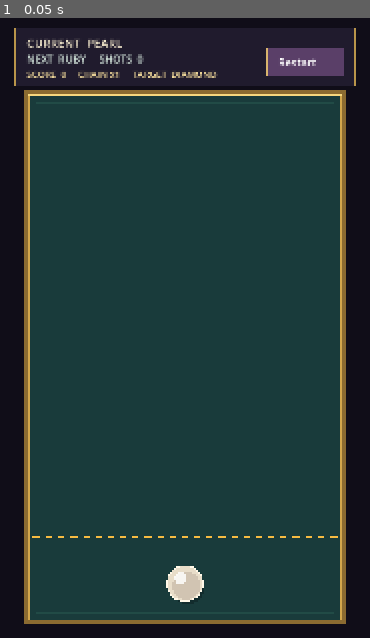
Above: before the commit, frame 1.
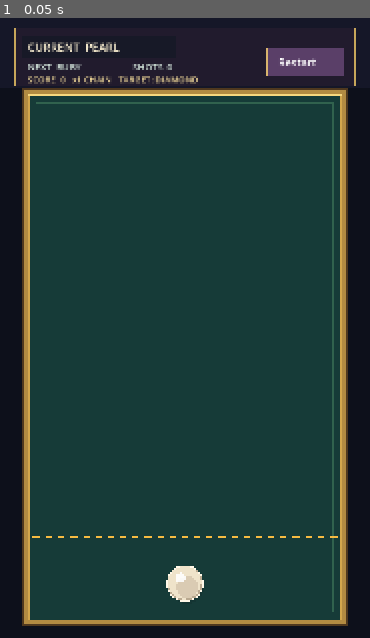
Above: after the commit, the same moment.

Repository: owais6153/game
Game: Godot game, scene res://scenes/Game.tscn
The game is run twice, just before and just after one commit, with the same random seed, the same clock (stepped at 60 frames per second) and the same inputs.
Inputs:
- Up to frame 1 (0.05 s): no input

The runs differ from the first frame. In frame 1, 6.4% of the frame differs, in the area x 5-95%, y 3-99%.

Commit message:
feat: refine gemstone visuals and responsive layout

Diff:
--- a/scripts/game_config.gd
+++ b/scripts/game_config.gd
@@ -21,6 +21,12 @@
 const RESTART_RECT := Rect2(520.0, 58.0, 150.0, 54.0)
 const OVERLAY_BUTTON_RECT := Rect2(220.0, 770.0, 280.0, 64.0)
 const OVERLAY_FADE_DURATION := 0.18
+## Rendering-only layout values. These never feed simulation or collision geometry.
+const HUD_RECT := Rect2(30.0, 20.0, 660.0, 112.0)
+const HUD_PRIMARY_RECT := Rect2(44.0, 36.0, 300.0, 42.0)
+const HUD_SECONDARY_RECT := Rect2(44.0, 84.0, 452.0, 34.0)
+const OVERLAY_RECT := Rect2(76.0, 398.0, 568.0, 484.0)
+const SAFE_VISUAL_MARGIN := 24.0
 const TARGET_LEVEL := 5
 const DANGER_GRACE_DURATION := 0.75
 const MERGE_SCORE_BY_RESULT_LEVEL := {
--- a/scripts/game_controller.gd
+++ b/scripts/game_controller.gd
@@ -195,10 +195,13 @@
 	merge_presentations = merge_presentations.filter(func(presentation: Dictionary) -> bool: return presentation.elapsed < GameConfig.MERGE_PRESENTATION_DURATION)
 
 func _draw() -> void:
-	draw_rect(Rect2(Vector2.ZERO, GameConfig.VIEWPORT_SIZE), Color("100d18"))
-	draw_rect(Rect2(GameConfig.BOARD_LEFT - 9.0, GameConfig.BOARD_TOP - 9.0, GameConfig.BOARD_RIGHT - GameConfig.BOARD_LEFT + 18.0, GameConfig.BOARD_BOTTOM - GameConfig.BOARD_TOP + 18.0), Color("8b6b31"), true)
-	draw_rect(Rect2(GameConfig.BOARD_LEFT, GameConfig.BOARD_TOP, GameConfig.BOARD_RIGHT - GameConfig.BOARD_LEFT, GameConfig.BOARD_BOTTOM - GameConfig.BOARD_TOP), Color("193b3b"), true)
-	draw_rect(Rect2(GameConfig.BOARD_LEFT + 14.0, GameConfig.BOARD_TOP + 14.0, GameConfig.BOARD_RIGHT - GameConfig.BOARD_LEFT - 28.0, GameConfig.BOARD_BOTTOM - GameConfig.BOARD_TOP - 28.0), Color("214b46"), false, 3.0)
+	draw_rect(Rect2(Vector2.ZERO, GameConfig.VIEWPORT_SIZE), Color("0d101b"))
+	# All geometry below is presentation-only; BoardSimulation keeps the same bounds.
+	draw_rect(Rect2(0.0, 0.0, 720.0, 138.0), Color("151728"), true)
+	draw_rect(Rect2(GameConfig.BOARD_LEFT - 12.0, GameConfig.BOARD_TOP - 12.0, GameConfig.BOARD_RIGHT - GameConfig.BOARD_LEFT + 24.0, GameConfig.BOARD_BOTTOM - GameConfig.BOARD_TOP + 24.0), Color("4f381e"), true)
+	draw_rect(Rect2(GameConfig.BOARD_LEFT - 8.0, GameConfig.BOARD_TOP - 8.0, GameConfig.BOARD_RIGHT - GameConfig.BOARD_LEFT + 16.0, GameConfig.BOARD_BOTTOM - GameConfig.BOARD_TOP + 16.0), Color("b28b42"), true)
+	draw_rect(Rect2(GameConfig.BOARD_LEFT, GameConfig.BOARD_TOP, GameConfig.BOARD_RIGHT - GameConfig.BOARD_LEFT, GameConfig.BOARD_BOTTOM - GameConfig.BOARD_TOP), Color("163b38"), true)
+	draw_rect(Rect2(GameConfig.BOARD_LEFT + 15.0, GameConfig.BOARD_TOP + 15.0, GameConfig.BOARD_RIGHT - GameConfig.BOARD_LEFT - 30.0, GameConfig.BOARD_BOTTOM - GameConfig.BOARD_TOP - 30.0), Color("31624e"), false, 2.0)
 	draw_line(Vector2(GameConfig.BOARD_LEFT, GameConfig.BOARD_TOP), Vector2(GameConfig.BOARD_RIGHT, GameConfig.BOARD_TOP), Color("f6d77e"), 5.0)
 	draw_line(Vector2(GameConfig.BOARD_LEFT, GameConfig.BOARD_TOP), Vector2(GameConfig.BOARD_LEFT, GameConfig.BOARD_BOTTOM), Color("d3a74c"), 5.0)
 	draw_line(Vector2(GameConfig.BOARD_RIGHT, GameConfig.BOARD_TOP), Vector2(GameConfig.BOARD_RIGHT, GameConfig.BOARD_BOTTOM), Color("d3a74c"), 5.0)
@@ -206,11 +209,13 @@
 	var font := ThemeDB.fallback_font
 	var active := get_active_piece()
 	var current_label := GameConfig.gem_name(active.level) if active != null else "Resolving"
-	draw_rect(Rect2(30.0, 20.0, 660.0, 112.0), Color("201b2d"), true)
-	draw_rect(Rect2(30.0, 20.0, 660.0, 112.0), Color("b9954a"), false, 2.0)
-	draw_string(font, Vector2(52.0, 57.0), "CURRENT  %s" % current_label.to_upper(), HORIZONTAL_ALIGNMENT_LEFT, -1, 23, Color("fff4d5"))
-	draw_string(font, Vector2(52.0, 88.0), "NEXT  %s     SHOTS  %d" % [GameConfig.gem_name(next_level).to_upper(), shot_count], HORIZONTAL_ALIGNMENT_LEFT, -1, 20, Color("d7e9df"))
-	draw_string(font, Vector2(52.0, 116.0), "SCORE  %d     CHAIN x%d     TARGET  DIAMOND" % [score, chain_multiplier], HORIZONTAL_ALIGNMENT_LEFT, -1, 18, Color("ffe6a1"))
+	draw_rect(GameConfig.HUD_RECT, Color("211b2d"), true)
+	draw_rect(GameConfig.HUD_RECT, Color("c6a65a"), false, 2.0)
+	draw_rect(GameConfig.HUD_PRIMARY_RECT, Color("171927"), true)
+	draw_string(font, Vector2(54.0, 65.0), "CURRENT  %s" % current_label.to_upper(), HORIZONTAL_ALIGNMENT_LEFT, -1, 22, Color("fff4d5"))
+	draw_string(font, Vector2(54.0, 102.0), "NEXT  %s" % GameConfig.gem_name(next_level).to_upper(), HORIZONTAL_ALIGNMENT_LEFT, -1, 18, Color("d7e9df"))
+	draw_string(font, Vector2(258.0, 102.0), "SHOTS  %d" % shot_count, HORIZONTAL_ALIGNMENT_LEFT, -1, 18, Color("d7e9df"))
+	draw_string(font, Vector2(54.0, 126.0), "SCORE  %d   x%d CHAIN   TARGET: DIAMOND" % [score, chain_multiplier], HORIZONTAL_ALIGNMENT_LEFT, -1, 17, Color("ffe6a1"))
 	draw_rect(GameConfig.RESTART_RECT, Color("5a3f68"), true)
 	draw_rect(GameConfig.RESTART_RECT, Color("d8b46d"), false, 2.0)
 	draw_string(font, Vector2(542.0, 94.0), "Restart", HORIZONTAL_ALIGNMENT_LEFT, -1, 21, Color.WHITE)
@@ -225,14 +230,16 @@
 		_draw_result_overlay(font)
 
 func _draw_result_overlay(font: Font) -> void:
-	draw_rect(Rect2(80.0, 420.0, 560.0, 470.0), Color("1b1427", 0.96), true)
-	draw_rect(Rect2(80.0, 420.0, 560.0, 470.0), Color("f1cd78"), false, 3.0)
+	draw_rect(Rect2(Vector2.ZERO, GameConfig.VIEWPORT_SIZE), Color(0.02, 0.02, 0.05, 0.48), true)
+	draw_rect(GameConfig.OVERLAY_RECT, Color("1b1427", 0.97), true)
+	draw_rect(GameConfig.OVERLAY_RECT, Color("f1cd78"), false, 3.0)
 	var title := "You created a Diamond!" if won else "Table overflowed"
 	var button := "Replay" if won else "Retry"
-	draw_string(font, Vector2(142.0, 550.0), title, HORIZONTAL_ALIGNMENT_LEFT, -1, 34, Color.WHITE)
-	draw_string(font, Vector2(270.0, 615.0), "Score: %d" % score, HORIZONTAL_ALIGNMENT_LEFT, -1, 28, Color("fff0bb"))
+	draw_string(font, Vector2(132.0, 548.0), title, HORIZONTAL_ALIGNMENT_CENTER, 456.0, 33, Color.WHITE)
+	draw_string(font, Vector2(132.0, 612.0), "Score: %d" % score, HORIZONTAL_ALIGNMENT_CENTER, 456.0, 26, Color("fff0bb"))
 	draw_rect(GameConfig.OVERLAY_BUTTON_RECT, Color("5a3f68"), true)
-	draw_string(font, Vector2(320.0, 812.0), button, HORIZONTAL_ALIGNMENT_LEFT, -1, 25, Color.WHITE)
+	draw_rect(GameConfig.OVERLAY_BUTTON_RECT, Color("d8b46d"), false, 2.0)
+	draw_string(font, Vector2(220.0, 811.0), button, HORIZONTAL_ALIGNMENT_CENTER, 280.0, 24, Color.WHITE)
 
 func _draw_merge_presentation(presentation: Dictionary) -> void:
 	var t: float = clampf(presentation.elapsed / GameConfig.MERGE_PRESENTATION_DURATION, 0.0, 1.0)
@@ -247,7 +254,9 @@
 	var ring_color := GameConfig.gem_color(presentation.level).lightened(0.35)
 	ring_color.a = ring_alpha
 	draw_arc(midpoint, GameConfig.PIECE_RADIUS * (1.0 + t * 1.15), 0.0, TAU, 28, ring_color, 3.0)
-	var pulse := 1.0 + sin(t * PI) * (GameConfig.MERGE_PULSE_SCALE - 1.0)
+	# Ease the visual pulse only; presentation never affects live gem geometry.
+	var eased_t := 1.0 - pow(1.0 - t, 3.0)
+	var pulse := 1.0 + sin(eased_t * PI) * (GameConfig.MERGE_PULSE_SCALE - 1.0)
 	var glow := GameConfig.gem_color(presentation.level)
 	glow.a = (1.0 - t) * 0.35
 	draw_circle(midpoint, GameConfig.PIECE_RADIUS * pulse, glow)
--- a/scripts/gem_visuals.gd
+++ b/scripts/gem_visuals.gd
@@ -5,7 +5,9 @@
 # and has no reference to simulation state, collision, or merge candidates.
 
 static func draw_shadow(canvas: CanvasItem, position: Vector2, radius: float, alpha: float = 0.28) -> void:
-	canvas.draw_circle(position + Vector2(5.0, 8.0), radius * 0.92, Color(0.01, 0.02, 0.04, alpha))
+	# Two very small flat shadows give depth without blur, shaders, or extra nodes.
+	canvas.draw_circle(position + Vector2(4.0, 7.0), radius * 0.94, Color(0.01, 0.02, 0.04, alpha * 0.36))
+	canvas.draw_circle(position + Vector2(3.0, 5.0), radius * 0.78, Color(0.01, 0.02, 0.04, alpha * 0.64))
 
 static func draw_gem(canvas: CanvasItem, level: int, position: Vector2, radius: float, alpha: float = 1.0, scale: float = 1.0) -> void:
 	var gem_radius := radius * scale
@@ -35,35 +37,40 @@
 	canvas.draw_polyline(points + PackedVector2Array([points[0]]), outline, width, true)
 
 static func _draw_pearl(canvas: CanvasItem, p: Vector2, r: float, a: float) -> void:
-	canvas.draw_circle(p, r, _with_alpha(Color("e8ddc9"), a))
-	canvas.draw_circle(p + Vector2(3, 4), r * 0.78, _with_alpha(Color("b9aa9a"), a * 0.5))
-	canvas.draw_circle(p + Vector2(-8, -10), r * 0.34, _with_alpha(Color.WHITE, a * 0.82))
-	canvas.draw_arc(p, r, 0.0, TAU, 28, _with_alpha(Color("fff8e8"), a), 2.2)
+	canvas.draw_circle(p, r, _with_alpha(Color("b9a990"), a))
+	canvas.draw_circle(p + Vector2(-1, -2), r * 0.93, _with_alpha(Color("efe3ca"), a))
+	canvas.draw_circle(p + Vector2(5, 7), r * 0.61, _with_alpha(Color("c8b8a0"), a * 0.55))
+	canvas.draw_circle(p + Vector2(-9, -11), r * 0.27, _with_alpha(Color.WHITE, a * 0.86))
+	canvas.draw_arc(p, r, 0.0, TAU, 28, _with_alpha(Color("fff8e8"), a), 2.0)
 
 static func _draw_ruby(canvas: CanvasItem, p: Vector2, r: float, a: float) -> void:
 	var points := PackedVector2Array([p + Vector2(-0.72*r, -0.35*r), p + Vector2(0, -r), p + Vector2(0.72*r, -0.35*r), p + Vector2(0.72*r, 0.35*r), p + Vector2(0, r), p + Vector2(-0.72*r, 0.35*r)])
-	_polygon(canvas, points, _with_alpha(Color("cb2846"), a), _with_alpha(Color("ffb3bc"), a))
+	_polygon(canvas, points, _with_alpha(Color("c52142"), a), _with_alpha(Color("ffbdc8"), a))
 	canvas.draw_colored_polygon(PackedVector2Array([p + Vector2(0, -r), p + Vector2(0.72*r, -0.35*r), p, p + Vector2(-0.72*r, -0.35*r)]), _with_alpha(Color("ff7180"), a * 0.78))
+	canvas.draw_colored_polygon(PackedVector2Array([p + Vector2(-0.72*r, 0.35*r), p, p + Vector2(0.72*r, 0.35*r), p + Vector2(0, r)]), _with_alpha(Color("85132a"), a * 0.56))
 	canvas.draw_line(p + Vector2(-0.72*r, -0.35*r), p, _with_alpha(Color("8c1229"), a), 1.6)
 	canvas.draw_line(p + Vector2(0.72*r, -0.35*r), p, _with_alpha(Color("8c1229"), a), 1.6)
 
 static func _draw_emerald(canvas: CanvasItem, p: Vector2, r: float, a: float) -> void:
 	var points := PackedVector2Array([p + Vector2(-0.72*r, -r), p + Vector2(0.72*r, -r), p + Vector2(r, -0.68*r), p + Vector2(r, 0.68*r), p + Vector2(0.72*r, r), p + Vector2(-0.72*r, r), p + Vector2(-r, 0.68*r), p + Vector2(-r, -0.68*r)])
-	_polygon(canvas, points, _with_alpha(Color("159b62"), a), _with_alpha(Color("9df3c3"), a))
-	canvas.draw_rect(Rect2(p + Vector2(-0.65*r, -0.55*r), Vector2(1.3*r, 0.36*r)), _with_alpha(Color("66e6a5"), a * 0.62), true)
+	_polygon(canvas, points, _with_alpha(Color("118b59"), a), _with_alpha(Color("a8f2c8"), a))
+	canvas.draw_rect(Rect2(p + Vector2(-0.66*r, -0.56*r), Vector2(1.32*r, 0.34*r)), _with_alpha(Color("78efb2"), a * 0.58), true)
+	canvas.draw_rect(Rect2(p + Vector2(-0.64*r, 0.31*r), Vector2(1.28*r, 0.26*r)), _with_alpha(Color("07583d"), a * 0.34), true)
 	canvas.draw_line(p + Vector2(-r, -0.68*r), p + Vector2(r, 0.68*r), _with_alpha(Color("075e41"), a * 0.72), 1.6)
 	canvas.draw_line(p + Vector2(r, -0.68*r), p + Vector2(-r, 0.68*r), _with_alpha(Color("075e41"), a * 0.72), 1.6)
 
 static func _draw_sapphire(canvas: CanvasItem, p: Vector2, r: float, a: float) -> void:
 	var points := PackedVector2Array([p + Vector2(-0.64*r, -0.64*r), p, p + Vector2(0.64*r, -0.64*r), p + Vector2(r, 0), p + Vector2(0.64*r, 0.64*r), p, p + Vector2(-0.64*r, 0.64*r), p + Vector2(-r, 0)])
-	_polygon(canvas, points, _with_alpha(Color("246fca"), a), _with_alpha(Color("a7dcff"), a))
+	_polygon(canvas, points, _with_alpha(Color("1e64bd"), a), _with_alpha(Color("b2e2ff"), a))
 	canvas.draw_colored_polygon(PackedVector2Array([p + Vector2(-0.64*r, -0.64*r), p, p + Vector2(0.64*r, -0.64*r), p + Vector2(0, -0.18*r)]), _with_alpha(Color("63b8ff"), a * 0.75))
+	canvas.draw_colored_polygon(PackedVector2Array([p + Vector2(-0.64*r, 0.64*r), p, p + Vector2(0.64*r, 0.64*r), p + Vector2(0, 0.18*r)]), _with_alpha(Color("103e7d"), a * 0.52))
 	canvas.draw_line(p + Vector2(-r, 0), p + Vector2(r, 0), _with_alpha(Color("124789"), a), 1.6)
 	canvas.draw_line(p + Vector2(0, -r*0.82), p + Vector2(0, r*0.82), _with_alpha(Color("124789"), a), 1.6)
 
 static func _draw_diamond(canvas: CanvasItem, p: Vector2, r: float, a: float) -> void:
 	var points := PackedVector2Array([p + Vector2(-0.9*r, -0.28*r), p + Vector2(0, -r), p + Vector2(0.9*r, -0.28*r), p + Vector2(0.54*r, 0.72*r), p, p + Vector2(-0.54*r, 0.72*r)])
-	_polygon(canvas, points, _with_alpha(Color("c7f2ff"), a), _with_alpha(Color.WHITE, a))
+	_polygon(canvas, points, _with_alpha(Color("bcecff"), a), _with_alpha(Color.WHITE, a))
 	canvas.draw_colored_polygon(PackedVector2Array([p + Vector2(-0.9*r, -0.28*r), p, p + Vector2(0.9*r, -0.28*r), p + Vector2(0, 0.18*r)]), _with_alpha(Color.WHITE, a * 0.8))
 	canvas.draw_colored_polygon(PackedVector2Array([p + Vector2(-0.54*r, 0.72*r), p, p + Vector2(0.54*r, 0.72*r)]), _with_alpha(Color("74cfee"), a * 0.7))
 	canvas.draw_line(p + Vector2(0, -r), p + Vector2(0, 0.72*r), _with_alpha(Color("75b7d3"), a), 1.5)
+	canvas.draw_line(p + Vector2(-0.9*r, -0.28*r), p + Vector2(0.54*r, 0.72*r), _with_alpha(Color("82cce5"), a * 0.72), 1.3)
--- a/tools/run_clean_contact_tests.gd
+++ b/tools/run_clean_contact_tests.gd
@@ -22,6 +22,7 @@
 	_test_danger_line_failure_rules()
 	_test_overlay_reset()
 	_test_visual_level_mapping()
+	_test_visual_layout_bounds()
 	if failures.is_empty():
 		print("CLEAN_CONTACT_TESTS: PASS")
 		quit(0)
@@ -210,6 +211,13 @@
 	for level in range(1, 6):
 		_assert(GemVisualsType.visual_style_name(level) == expected[level - 1], "Gem level %d must keep its assigned procedural visual style" % level)
 
+func _test_visual_layout_bounds() -> void:
+	_assert(GameConfig.HUD_RECT.position.x >= 0.0 and GameConfig.HUD_RECT.end.x <= GameConfig.VIEWPORT_SIZE.x, "HUD must remain inside the design viewport")
+	_assert(GameConfig.HUD_RECT.position.y >= 0.0 and GameConfig.HUD_RECT.end.y <= GameConfig.BOARD_TOP, "HUD must stay above the gameplay board")
+	_assert(GameConfig.OVERLAY_RECT.position.x >= GameConfig.SAFE_VISUAL_MARGIN and GameConfig.OVERLAY_RECT.end.x <= GameConfig.VIEWPORT_SIZE.x - GameConfig.SAFE_VISUAL_MARGIN, "Overlay must remain within visual safe margins")
+	_assert(GameConfig.OVERLAY_BUTTON_RECT.position.y >= GameConfig.OVERLAY_RECT.position.y and GameConfig.OVERLAY_BUTTON_RECT.end.y <= GameConfig.OVERLAY_RECT.end.y, "Overlay action must fit within its panel")
+	_assert(GameConfig.RESTART_RECT.end.x <= GameConfig.HUD_RECT.end.x and GameConfig.RESTART_RECT.position.y >= GameConfig.HUD_RECT.position.y, "Restart control must remain inside the HUD")
+
 func _active_launcher_count(items: Array[GemPiece]) -> int:
 	var count := 0
 	for item in items:
Not shown, changed: AI_KNOWLEDGE_BASE.md
Not shown, changed: ARCHITECTURE.md
Not shown, changed: CHANGELOG.md
Not shown, changed: CURRENT_STATE.md
Not shown, changed: GAME_SPEC.md
Not shown, added: GEM_VISUAL_REFINEMENT_V1_REPORT.md
Not shown, changed: README.md
